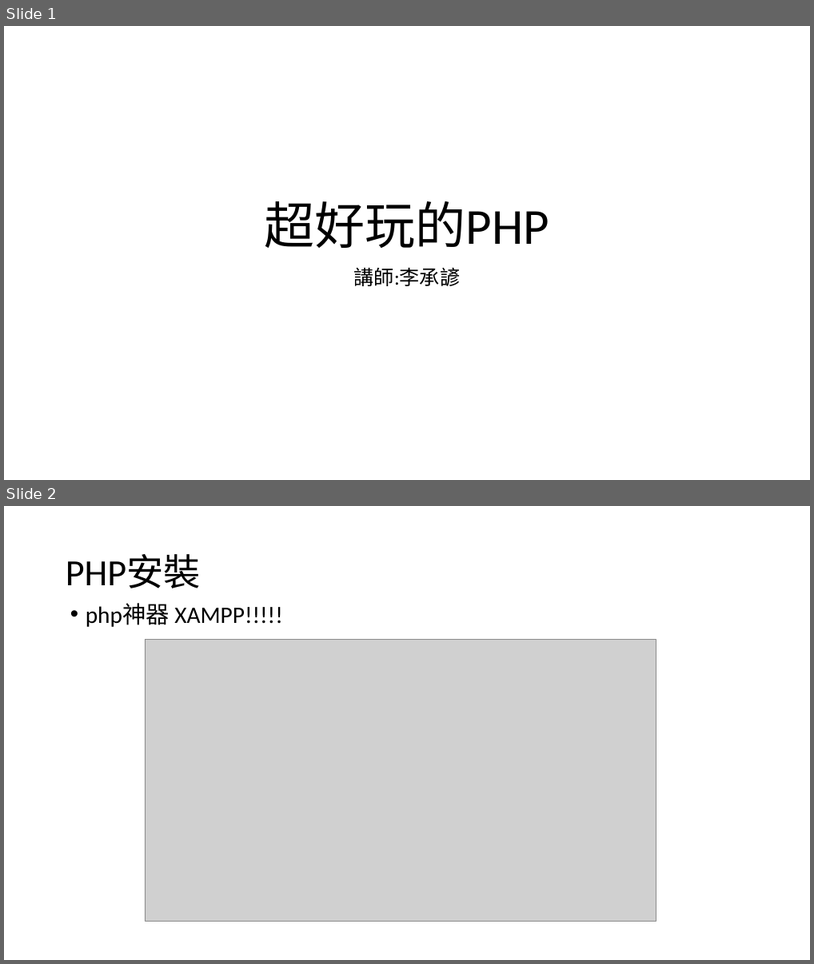
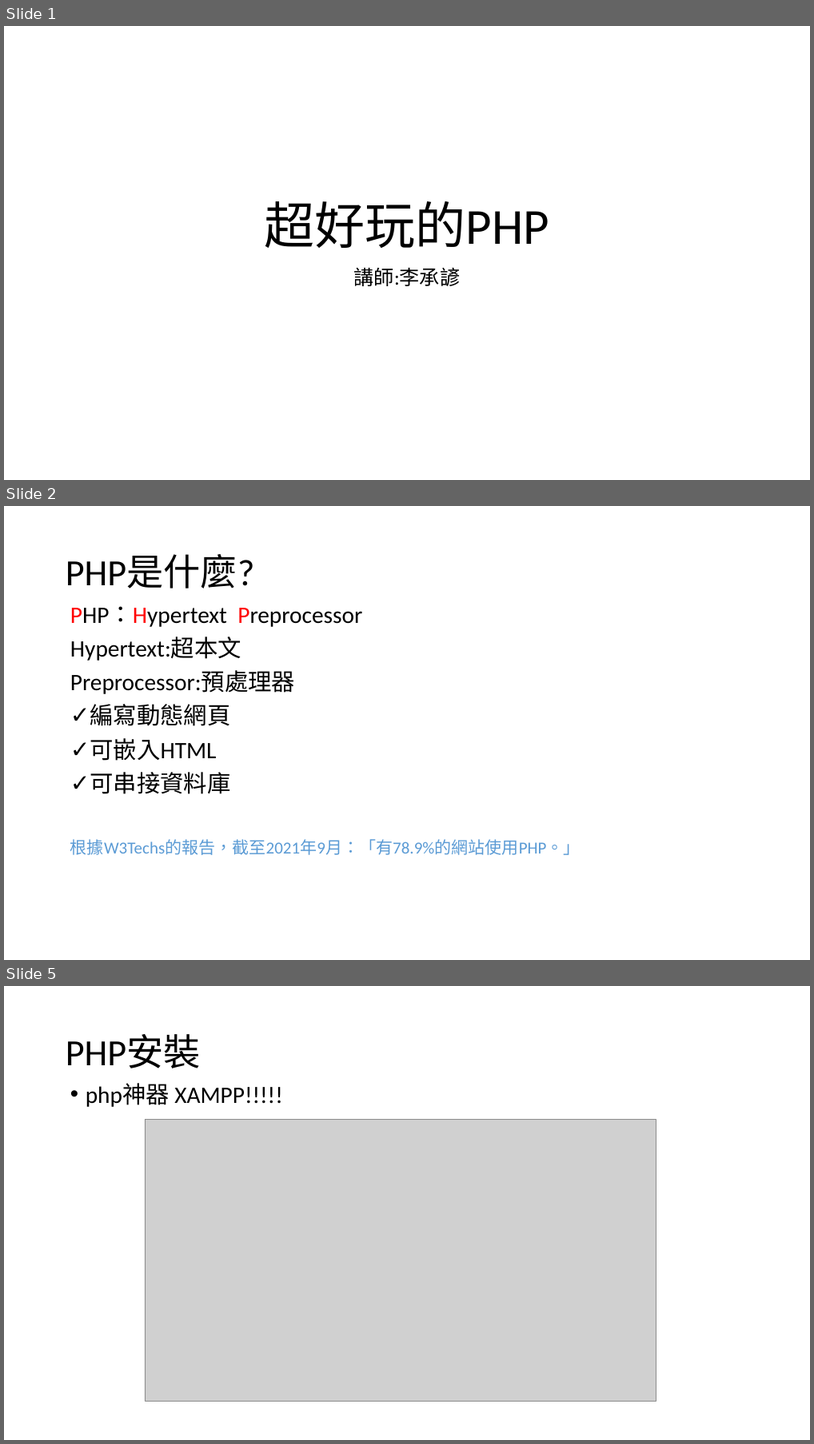
Before and after one commit to choco2001/ppt, a slide deck: php.pptx. Shown one above the other, each under a label of ours: slides 1 and 2 before the commit, slides 1, 2 and 5 after it; the slides between them are not shown. The pictures are 814x964 and 814x1444 pixels, drawn with LibreOffice and Linux fonts; fonts in the diff are those of the drawing; grey boxes stand for pictures. Boxes give left, top, right and bottom in pixels: in the first picture for what was removed or moved away, otherwise in the second. Text is boxed around its words. In the diff, an @@ line names an element or a change of style, - is before the commit and + after.

```diff
--- a/php.pptx
+++ b/php.pptx
@@ slide 2 added at (4,506,810,960), background #FFFFFF @@
@@ title added at (66,555,255,588), 44 pt, text #000000 @@
+PHP是什麼?
@@ text added at (70,606,581,855), 28 pt, text #000000 @@
+PHP：Hypertext Preprocessor
+Hypertext:超本文
+Preprocessor:預處理器
+✓ 編寫動態網頁
+✓ 可嵌入HTML
+✓ 可串接資料庫
+根據W3Techs的報告，截至2021年9月：「有78.9%的網站使用PHP。」
@@ what was slide 2 is now slide 5 @@
```
Also in this commit, not shown: 2 slides changed, 2 other slides added, 1 slide removed.
